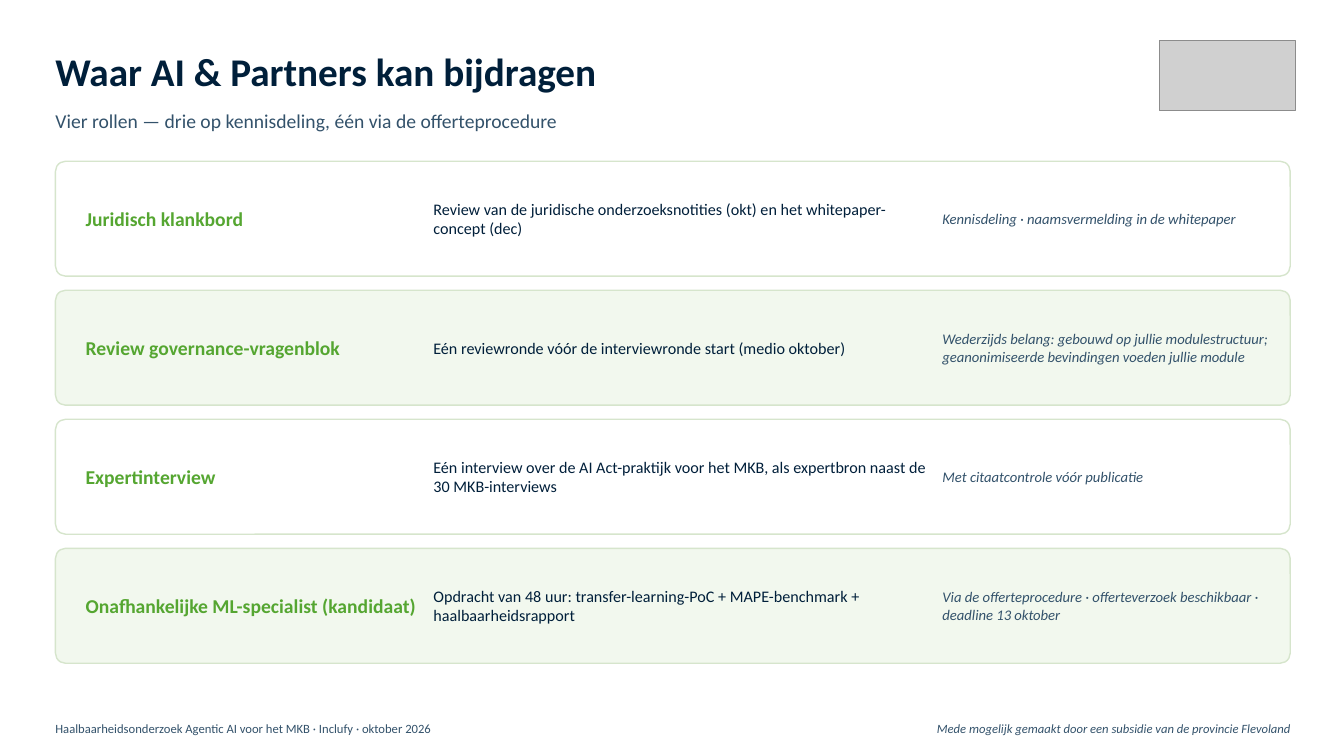
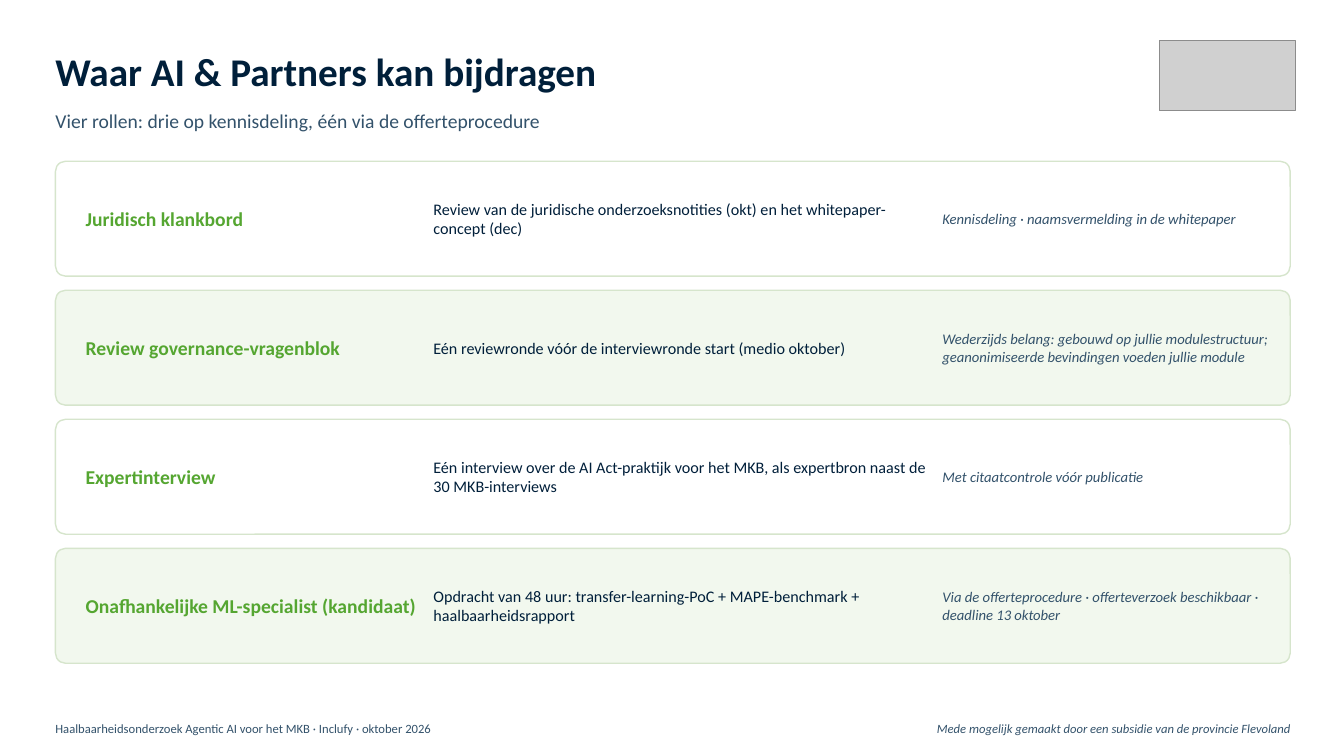
Before and after one commit to Inclufy/legal, a slide deck: slide 6 of MIT-28436/communicatie/Onderzoekssamenvatting_AgenticAI_Inclufy.pptx. Drawn at 1344x756 pixels with LibreOffice and Linux fonts; fonts in the diff are those of the drawing; grey boxes stand for pictures. Boxes give left, top, right and bottom in pixels: in the first picture for what was removed or moved away, otherwise in the second. Text is boxed around its words. In the diff, an @@ line names an element or a change of style, - is before the commit and + after.

```diff
--- a/MIT-28436/communicatie/Onderzoekssamenvatting_AgenticAI_Inclufy.pptx
+++ b/MIT-28436/communicatie/Onderzoekssamenvatting_AgenticAI_Inclufy.pptx
@@ text at [55,114,539,132]: text changed @@
-Vier rollen — drie op kennisdeling, één via de offerteprocedure
+Vier rollen: drie op kennisdeling, één via de offerteprocedure
```
Also in this commit, not shown: 4 other slides changed, 1 other file.
